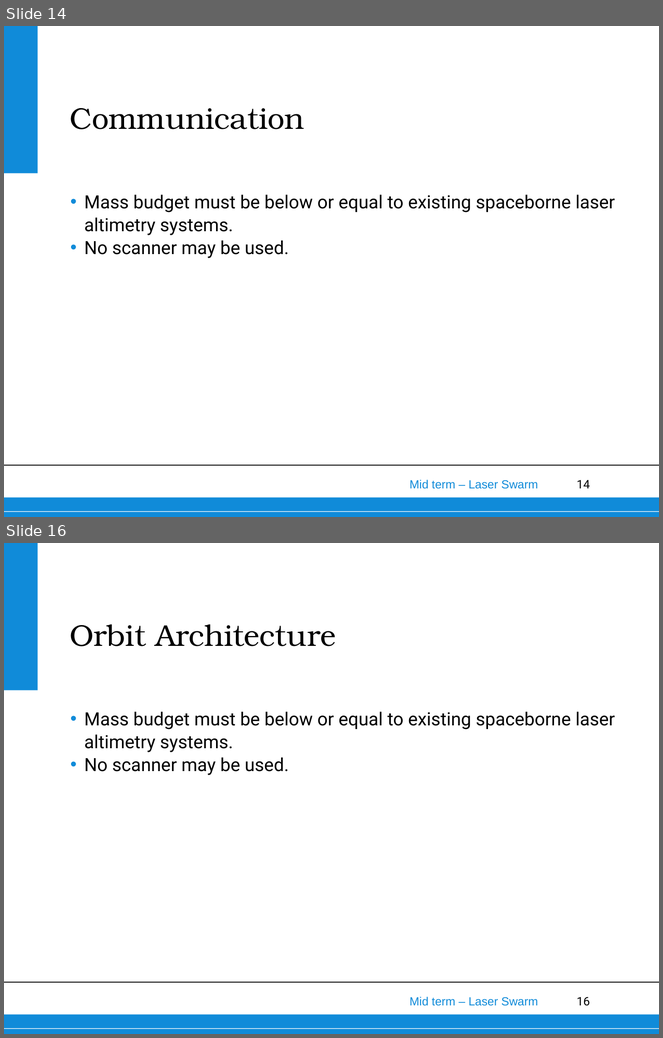
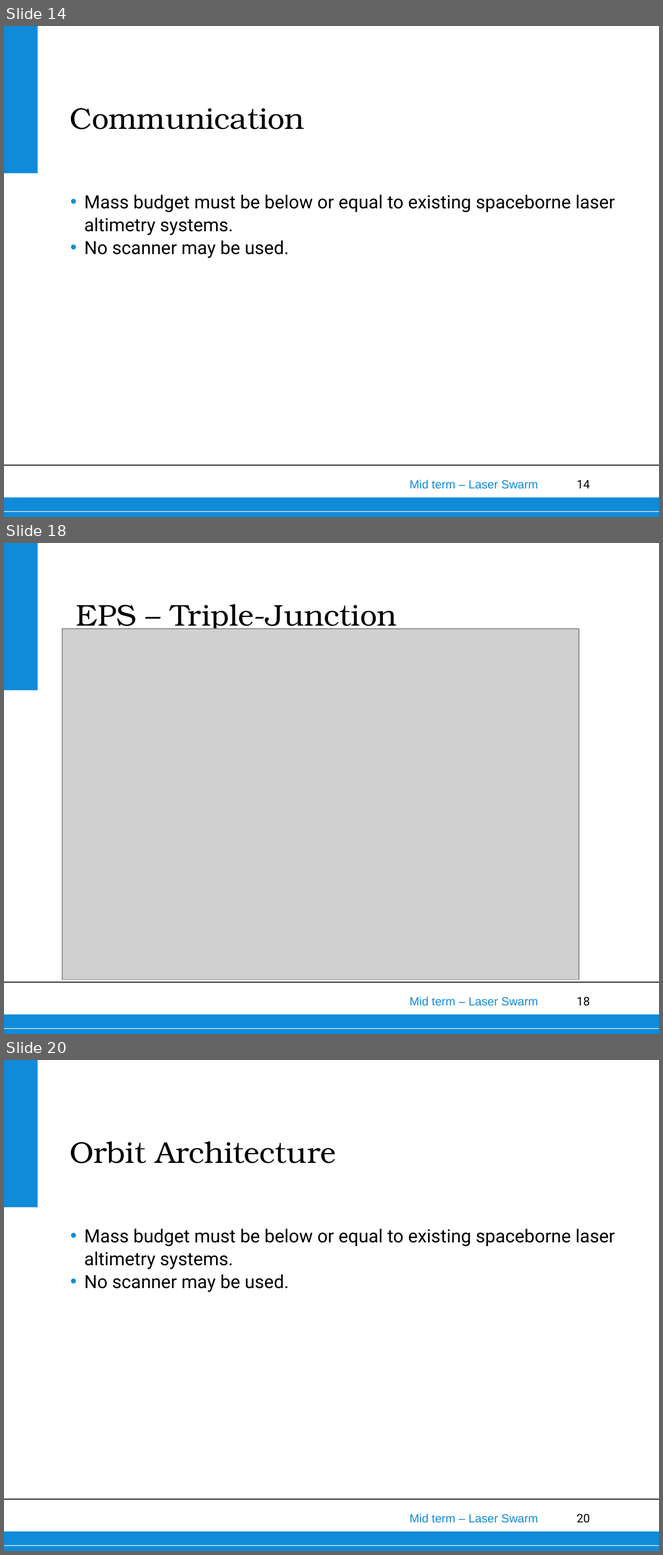
Before and after one commit to thewisenerd/laser-swarm, a slide deck: midTermPresentation/MidTermPresentation.ppt. Shown one above the other, each under a label of ours: slides 14 and 16 before the commit, slides 14, 18 and 20 after it; the slides between them are not shown. The pictures are 663x1038 and 663x1555 pixels, drawn with LibreOffice and Linux fonts; fonts in the diff are those of the drawing; grey boxes stand for pictures; background and template pictures are left out. Boxes give left, top, right and bottom in pixels: in the first picture for what was removed or moved away, otherwise in the second. Text is boxed around its words. In the diff, an @@ line names an element or a change of style, - is before the commit and + after.

```diff
--- a/midTermPresentation/MidTermPresentation.ppt
+++ b/midTermPresentation/MidTermPresentation.ppt
@@ slide 18 added at box(4, 543, 659, 1034), background #FFFFFF; not listed: 6 template elements that a slide beside it also shows @@
@@ title added at box(76, 604, 397, 633), 33 pt, text #000000 @@
+EPS – Triple-Junction
@@ picture added at box(62, 629, 579, 980) @@
@@ what was slide 16 is now slide 20 @@
@@ page number at box(577, 1514, 591, 1523): text changed @@
-16
+20
```
Also in this commit, not shown: 4 other slides added, 1 slide removed, 7 other files.
